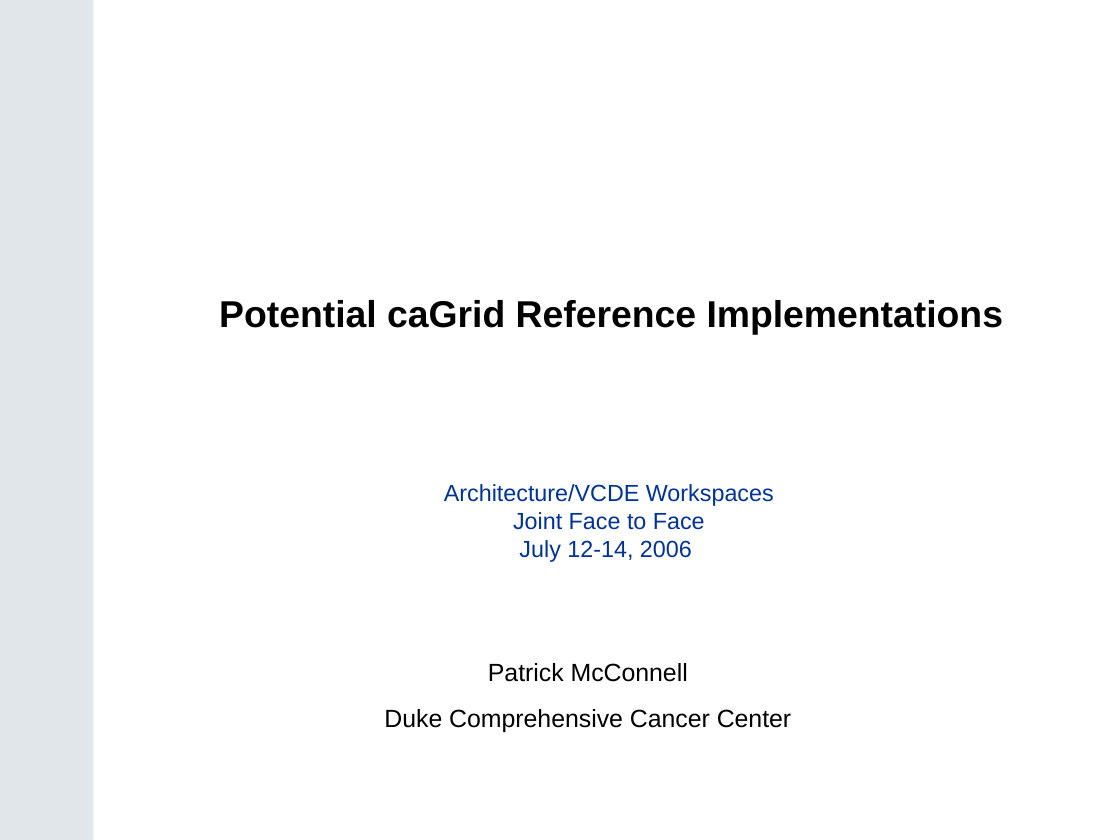
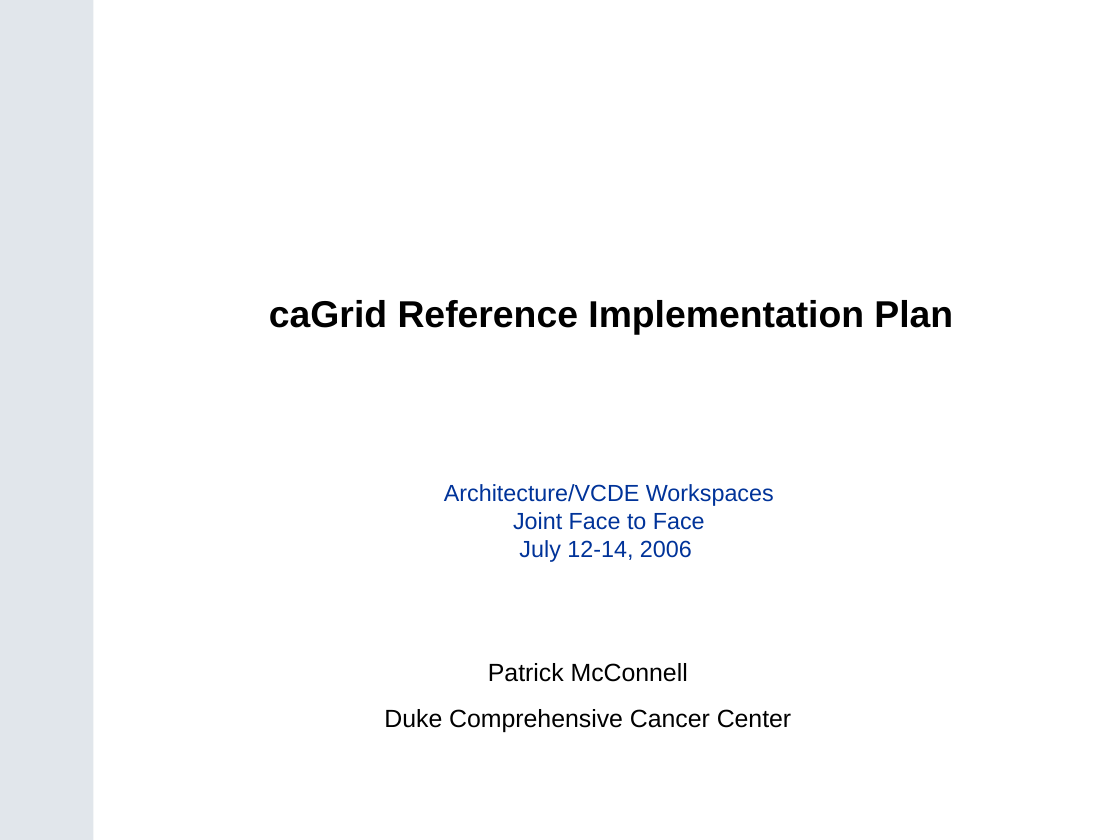
Before and after one commit to NCIP/cagrid-portal, a slide deck: slide 1 of cagrid-1-0/Documentation/presentations/200607_VCDE_ARCH/Ref_Impl_Arch_VCDE_2006_07.ppt. Drawn at 1120x840 pixels with LibreOffice and Linux fonts; fonts in the diff are those of the drawing; background and template pictures are left out. Boxes give left, top, right and bottom in pixels: in the first picture for what was removed or moved away, otherwise in the second. Text is boxed around its words. In the diff, an @@ line names an element or a change of style, - is before the commit and + after.

```diff
--- a/cagrid-1-0/Documentation/presentations/200607_VCDE_ARCH/Ref_Impl_Arch_VCDE_2006_07.ppt
+++ b/cagrid-1-0/Documentation/presentations/200607_VCDE_ARCH/Ref_Impl_Arch_VCDE_2006_07.ppt
@@ title at [269, 300, 953, 334]: text changed @@
-Potential caGrid Reference Implementations
+caGrid Reference Implementation Plan
```
Also in this commit, not shown: 7 other slides changed, 7 slides added, 5 slides removed.
